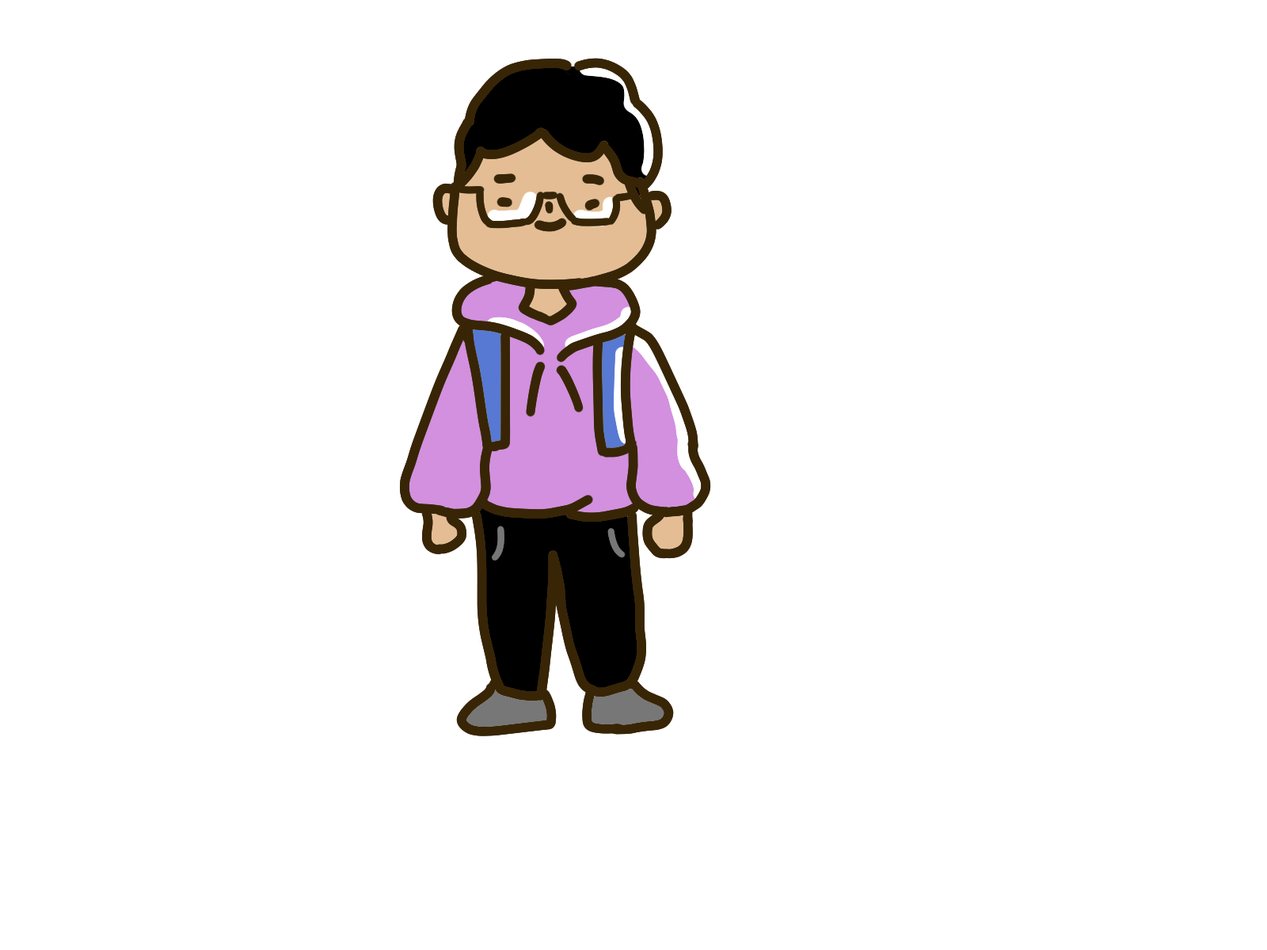
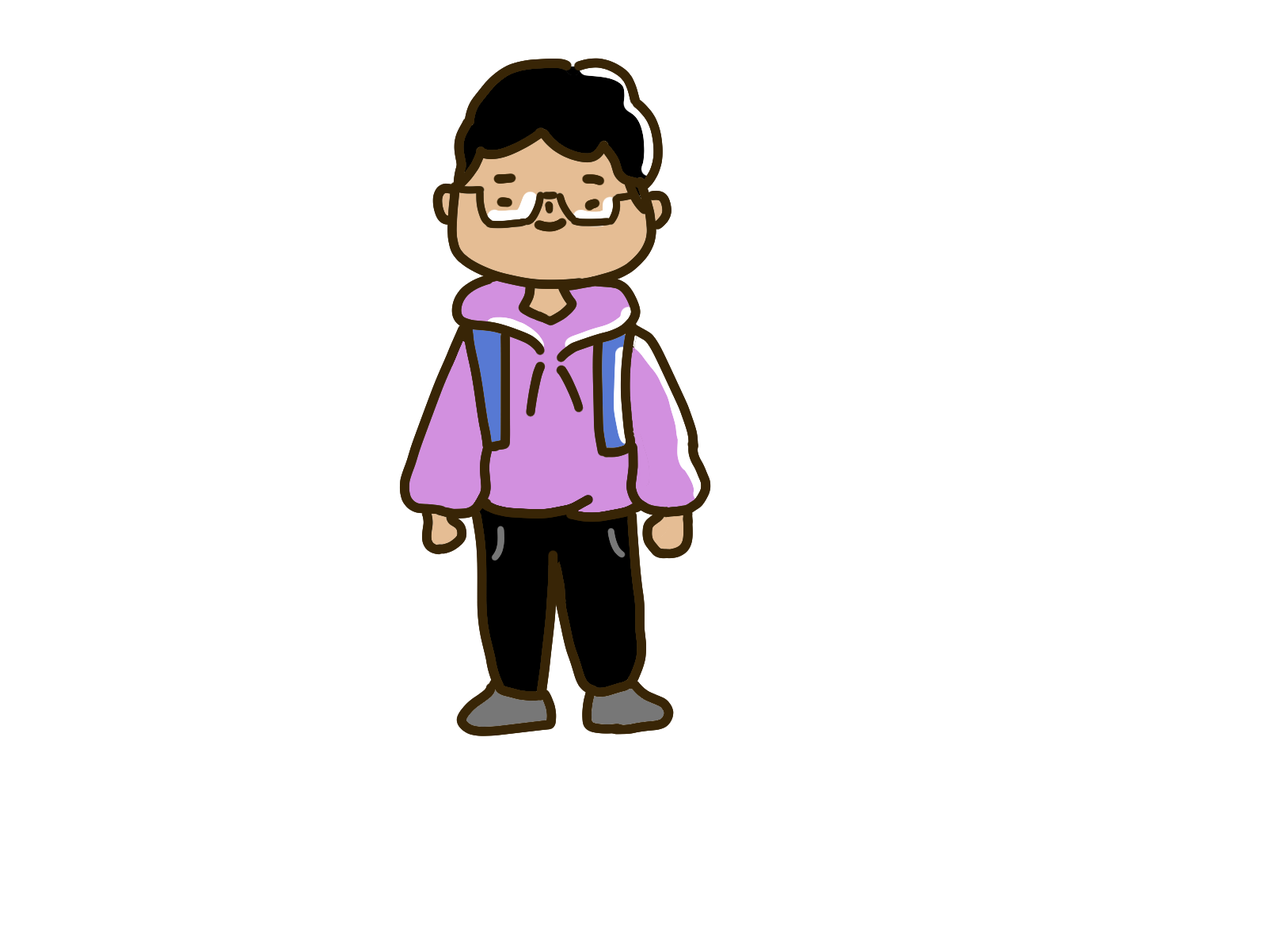
Two versions of the same layered image (1267x950). Layer-by-layer changes:
removed layer "圖層 4" over (409, 173, 696, 726)
added layer "eye" above "eyebrow" over (496, 197, 601, 211)
added layer "eyebrow" above "mouth" over (493, 173, 605, 186)
added layer "mouth" above "head" over (533, 217, 567, 232)
added layer "head" above "armR" over (493, 173, 605, 282)
added layer "armR" above "armL" over (409, 330, 493, 545)
added layer "armL" above "Body" over (625, 334, 696, 555)
added layer "Body" above "legR" over (448, 276, 654, 522)
added layer "legR" above "legL" over (456, 489, 572, 611)
added layer "legL" above "DRAFT" over (538, 486, 673, 726)
